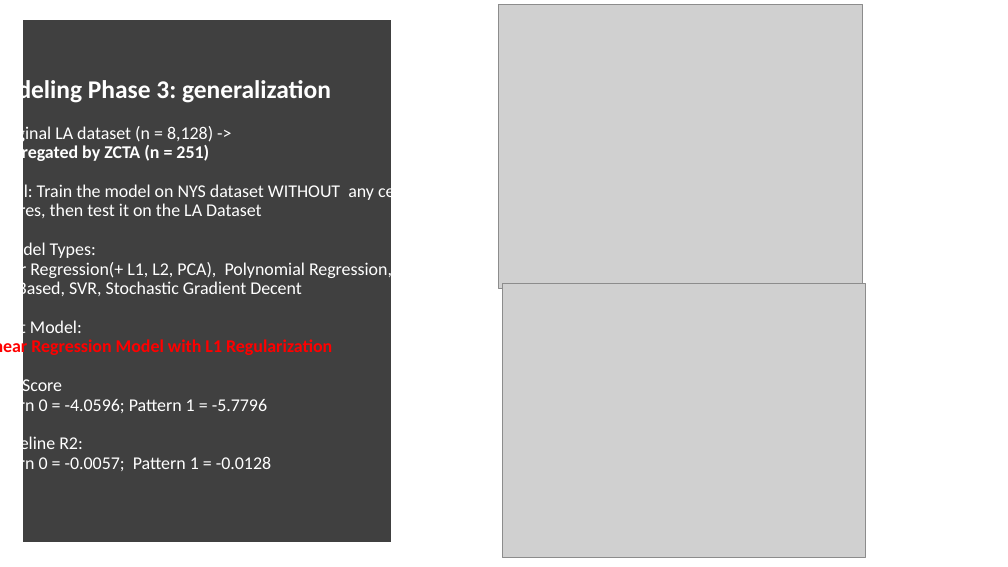
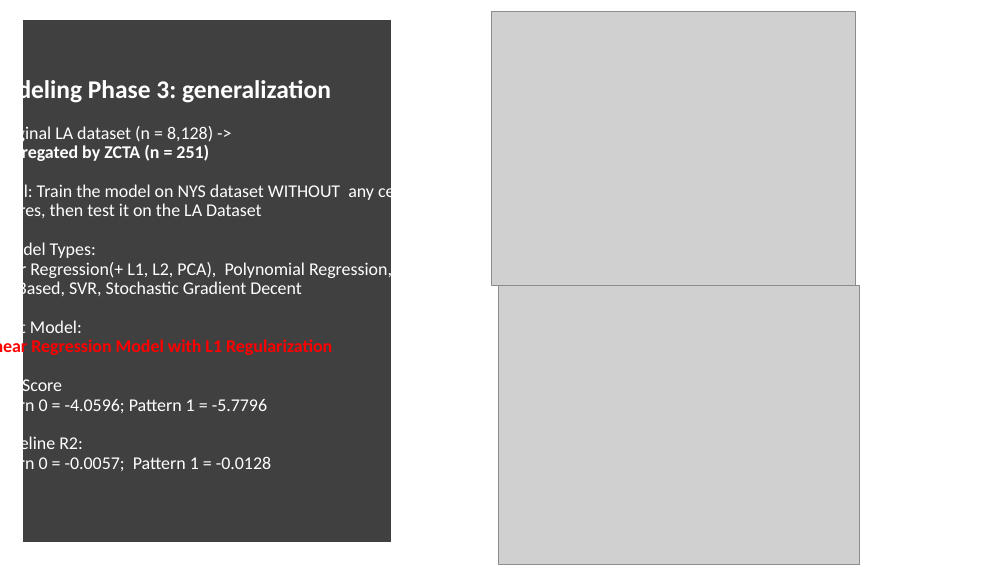
Before and after one commit to FredaXin/capstone, a slide deck: slide 12 of presentation/presentation_capstone.pptx. Drawn at 1008x567 pixels with LibreOffice and Linux fonts; fonts in the diff are those of the drawing; grey boxes stand for pictures. Boxes give left, top, right and bottom in pixels: in the first picture for what was removed or moved away, otherwise in the second. Text is boxed around its words. In the diff, an @@ line names an element or a change of style, - is before the commit and + after.

```diff
--- a/presentation/presentation_capstone.pptx
+++ b/presentation/presentation_capstone.pptx
@@ picture: place and size @@
-picture at box(503, 284, 866, 558)
+picture at box(492, 11, 855, 286)
@@ picture removed at box(499, 4, 863, 287) @@
@@ picture added at box(499, 286, 860, 565) @@
```
Also in this commit, not shown: 1 other slide changed, 2 other files.
